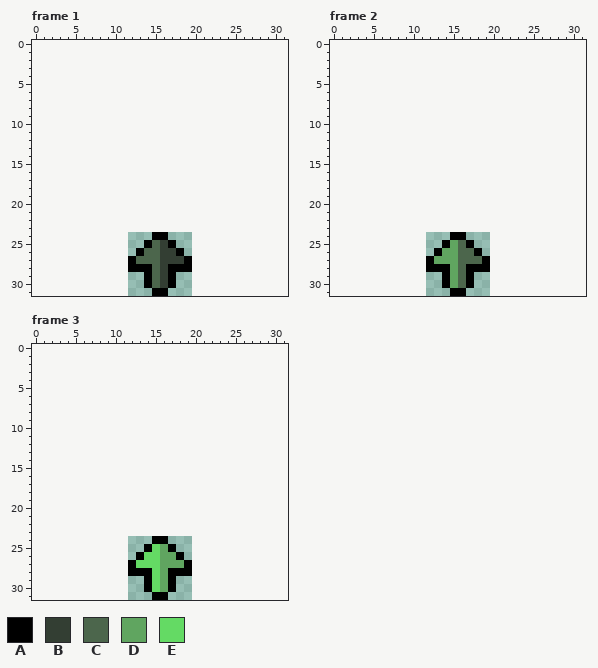
Edited in one commit: pixel-art file (Sprites/arrow.aseprite). The first picture shows the starting point.
8x8 pixels, 4 frames. Shown: frame 1, frame 2, frame 3. The old version is drawn lined up with the new one, on the new canvas. The commit also changed other frames, which this record leaves out.
Palette (. is transparent): A #000000  B #333e33  C #4c664c  D #60a560  E #64da64
Pixels before, frame 1, first column x 12:
24 ...AA...
25 ..ACBA..
26 .ACCBBA.
27 ACCCBBBA
28 AAACBAAA
29 ..ACBA..
30 ..ACBA..
31 ...AA...
Pixels before, frame 2, first column x 12:
24 ...AA...
25 ..ADCA..
26 .ADDCCA.
27 ADDDCCCA
28 AAADCAAA
29 ..ADCA..
30 ..ADCA..
31 ...AA...
Pixels before, frame 3, first column x 12:
24 ...AA...
25 ..AEDA..
26 .AEEDDA.
27 AEEEDDDA
28 AAAEDAAA
29 ..AEDA..
30 ..AEDA..
31 ...AA...
After:
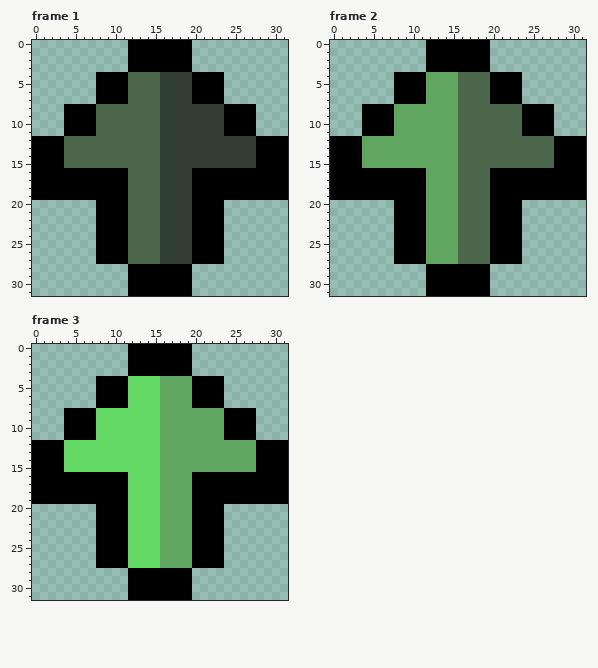
Change:
canvas 8x8 -> 32x32, the old top-left corner now at 12,24
Frame 1:
y 0..3: x 12..19 ........ -> AAAAAAAA
y 4..7: x 8..23 ................ -> AAAACCCCBBBBAAAA
y 8..11: x 4..27 ........................ -> AAAACCCCCCCCBBBBBBBBAAAA
y 12..15: x 0..31 ................................ -> AAAACCCCCCCCCCCCBBBBBBBBBBBBAAAA
y 16..19: x 0..31 ................................ -> AAAAAAAAAAAACCCCBBBBAAAAAAAAAAAA
y 20..23: x 8..23 ................ -> AAAACCCCBBBBAAAA
y 24: x 8..23 .......AA....... -> AAAACCCCBBBBAAAA
y 25: x 8..14 ......A -> AAAACCC; x 17..23 A...... -> BBBAAAA
y 26: x 8..13 .....A -> AAAACC; x 18..23 A..... -> BBAAAA
y 27: x 8..12 ....A -> AAAAC; x 19..23 A.... -> BAAAA
y 28: x 15..16 CB -> AA
y 29..30: x 12..13 .. -> AA; x 15..16 CB -> AA; x 18..19 .. -> AA
y 31: x 12..14 ... -> AAA; x 17..19 ... -> AAA
Frame 2:
y 0..3: x 12..19 ........ -> AAAAAAAA
y 4..7: x 8..23 ................ -> AAAADDDDCCCCAAAA
y 8..11: x 4..27 ........................ -> AAAADDDDDDDDCCCCCCCCAAAA
y 12..15: x 0..31 ................................ -> AAAADDDDDDDDDDDDCCCCCCCCCCCCAAAA
y 16..19: x 0..31 ................................ -> AAAAAAAAAAAADDDDCCCCAAAAAAAAAAAA
y 20..23: x 8..23 ................ -> AAAADDDDCCCCAAAA
y 24: x 8..23 .......AA....... -> AAAADDDDCCCCAAAA
y 25: x 8..14 ......A -> AAAADDD; x 17..23 A...... -> CCCAAAA
y 26: x 8..13 .....A -> AAAADD; x 18..23 A..... -> CCAAAA
y 27: x 8..12 ....A -> AAAAD; x 19..23 A.... -> CAAAA
y 28: x 15..16 DC -> AA
y 29..30: x 12..13 .. -> AA; x 15..16 DC -> AA; x 18..19 .. -> AA
y 31: x 12..14 ... -> AAA; x 17..19 ... -> AAA
Frame 3:
y 0..3: x 12..19 ........ -> AAAAAAAA
y 4..7: x 8..23 ................ -> AAAAEEEEDDDDAAAA
y 8..11: x 4..27 ........................ -> AAAAEEEEEEEEDDDDDDDDAAAA
y 12..15: x 0..31 ................................ -> AAAAEEEEEEEEEEEEDDDDDDDDDDDDAAAA
y 16..19: x 0..31 ................................ -> AAAAAAAAAAAAEEEEDDDDAAAAAAAAAAAA
y 20..23: x 8..23 ................ -> AAAAEEEEDDDDAAAA
y 24: x 8..23 .......AA....... -> AAAAEEEEDDDDAAAA
y 25: x 8..14 ......A -> AAAAEEE; x 17..23 A...... -> DDDAAAA
y 26: x 8..13 .....A -> AAAAEE; x 18..23 A..... -> DDAAAA
y 27: x 8..12 ....A -> AAAAE; x 19..23 A.... -> DAAAA
y 28: x 15..16 ED -> AA
y 29..30: x 12..13 .. -> AA; x 15..16 ED -> AA; x 18..19 .. -> AA
y 31: x 12..14 ... -> AAA; x 17..19 ... -> AAA
Boxes around the changes in both pictures, in picture pixels (x1, y1, x2, y2):
changed: (32, 40, 288, 296)
changed: (330, 40, 586, 296)
changed: (32, 344, 288, 600)
